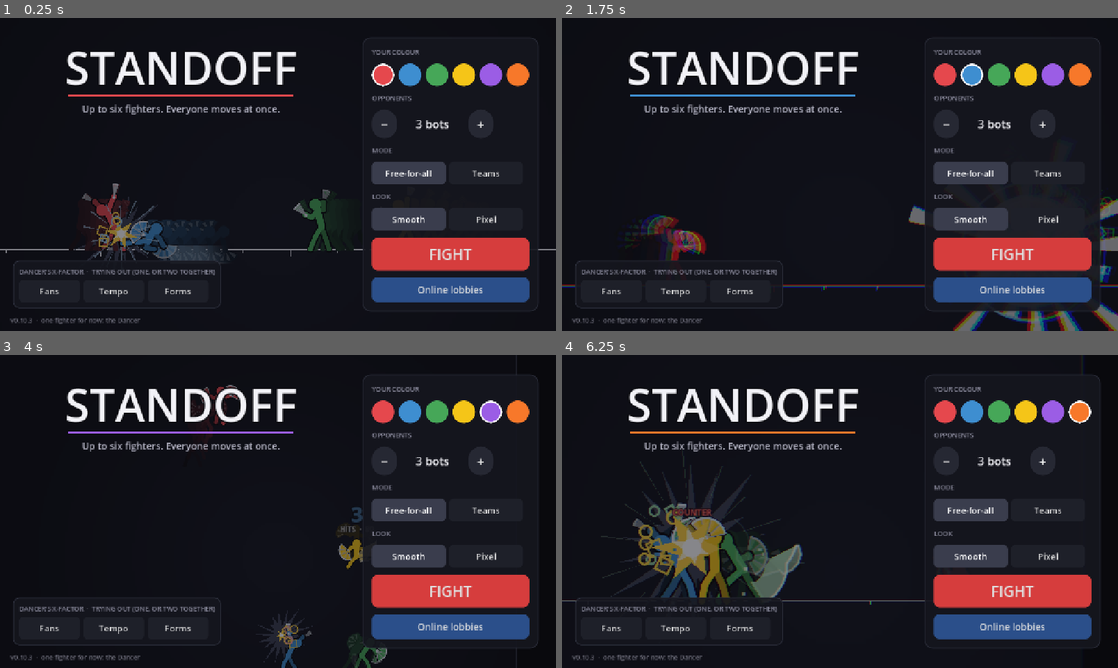
Above: before the commit, frames 1-4 (two rows, left to right).
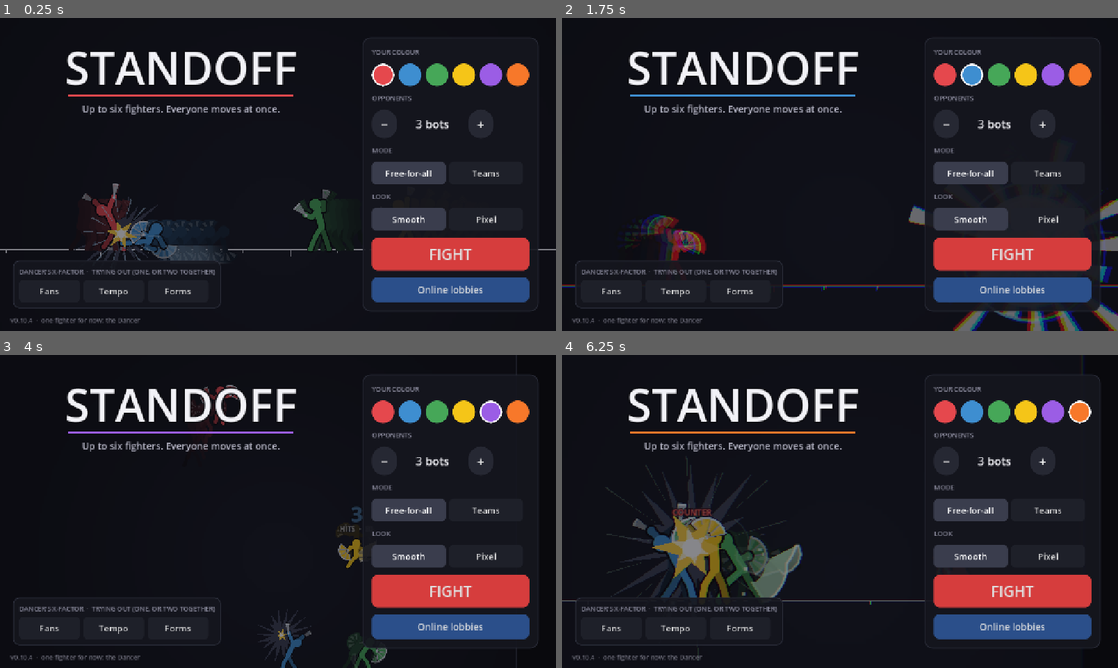
Above: after the commit, the same moments.

Repository: Veriduim/standoff
Game: Godot game, scene res://scenes/main.tscn
Same seed, same stepped clock (60 frames per second), same inputs: the game is played once before the commit and once after it.
Inputs (mouse positions are in pixels of both pictures, inside the frame that each line leads up to):
- Up to frame 1 (0.25 s): no input
- Up to frame 2 (1.75 s): click (945, 74) at 0.52 s; click (973, 74) at 1.27 s
- Up to frame 3 (4 s): click (439, 411) at 2.02 s; click (461, 411) at 2.77 s; click (489, 411) at 3.52 s
- Up to frame 4 (6.25 s): click (1079, 411) at 4.27 s; click "−" at 5 s; click "+" at 5.75 s

The runs differ from the first frame. In frame 1, 0.4% of the frame differs, in the area x 5-29%, y 56-98%; in frame 2, 0.2%; in frame 3, 0.3%; in frame 4, 0.9%, in the area x 5-44%, y 30-98%.

Commit message:
0.10.4: no random shapes on hit (Timmy 23:11 "also remove the random shapes on hit as well please")
- hits throw no flying rings, squares or chips any more - the spark and the dark starburst behind it carry the hit

Co-Authored-By: Claude Opus 5.5 <noreply@anthropic.com>
Claude-Session: https://claude.ai/code/session_019cpLLa1bA2ND22yfhrkoYF

Diff:
--- a/project.godot
+++ b/project.godot
@@ -11,7 +11,7 @@
 [application]
 
 config/name="Standoff"
-config/version="0.10.3"
+config/version="0.10.4"
 config/icon="res://assets/icon.png"
 run/main_scene="res://scenes/main.tscn"
 config/features=PackedStringArray("4.7", "GL Compatibility")
--- a/scripts/ui/fx.gd
+++ b/scripts/ui/fx.gd
@@ -290,16 +290,11 @@
 	punch = maxf(punch, clampf(px * 0.012, 0.0, 0.08))
 
 
-## The burst where a hit lands: a spiky star, rings and squares flying on the way the hit goes, a few chips.
-func _burst(at: Vector2, face: float, s: float, by: Color, victim_col: Color) -> void:
+## The burst where a hit lands: a spiky star (the dark starburst goes behind it - on_event).
+## (23:11 "remove the random shapes on hit as well": no flying rings, squares or chips - the spark and the dark
+## starburst behind it carry the hit)
+func _burst(at: Vector2, _face: float, s: float, _by: Color, _victim_col: Color) -> void:
 	_add("star", at, Vector2.ZERO, 0.15 + 0.05 * s, YELLOW, 30.0 * s)
-	for i in 5 + int(4.0 * s):
-		var c := YELLOW if i % 3 != 0 else by.lightened(0.45)
-		_add("ring" if i % 2 == 0 else "box", at, _fan(face, 1.1) * _rng.randf_range(260.0, 600.0) * (0.7 + 0.3 * s),
-				_rng.randf_range(0.28, 0.5), c, _rng.randf_range(4.5, 9.0))
-	for i in 2 + int(2.0 * s):
-		_add("chip", at, _fan(face, 0.9) * _rng.randf_range(180.0, 380.0), _rng.randf_range(0.3, 0.5), victim_col,
-				_rng.randf_range(3.0, 5.0))
 
 
 ## A direction fanned round the way a hit goes (a little upward).
--- a/scripts/version.gd
+++ b/scripts/version.gd
@@ -2,4 +2,4 @@
 extends RefCounted
 ## The game's version - the home screen shows it, and lobbies list it (only the same version can play together).
 
-const TAG := "0.10.3"
+const TAG := "0.10.4"
Not shown, changed: export_presets.cfg
